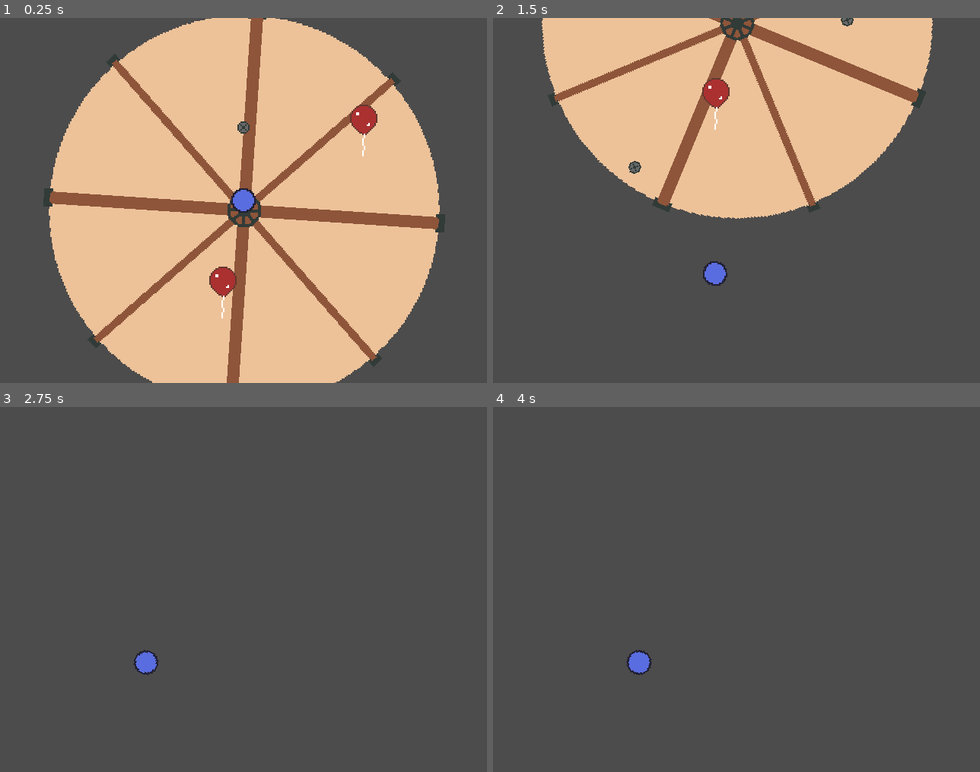
Above: before the commit, frames 1-4 (two rows, left to right).
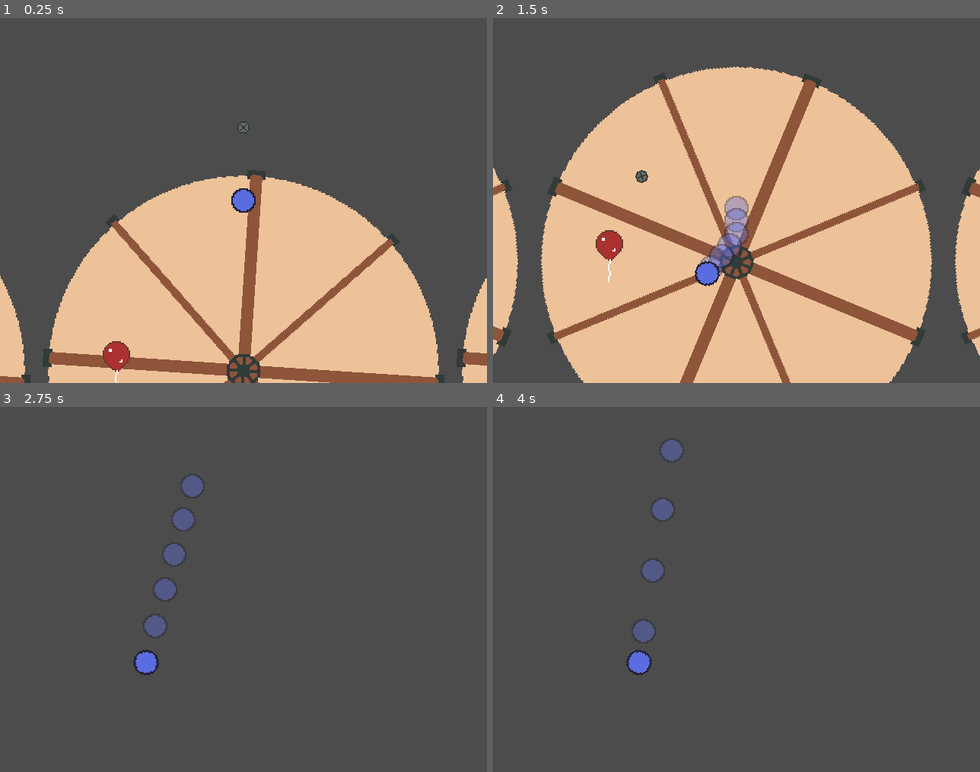
Above: after the commit, the same moments.

Repository: svntax/LD47-StuckInALoop
Game: Godot game, scene res://Gameplay.tscn
Same seed, same stepped clock (60 frames per second), same inputs: the game is played once before the commit and once after it.
Inputs (mouse positions are in pixels of both pictures, inside the frame that each line leads up to):
- Up to frame 1 (0.25 s): no input
- Up to frame 2 (1.5 s): move the mouse to (843, 182) at 0.52 s; click (843, 182) at 0.6 s; move the mouse to (639, 218) at 1.27 s; click (639, 218) at 1.35 s
- Up to frame 3 (2.75 s): move the mouse to (292, 509) at 2.02 s; click (292, 509) at 2.1 s
- Up to frame 4 (4 s): move the mouse to (712, 662) at 2.77 s; click (712, 662) at 2.85 s; move the mouse to (882, 644) at 3.52 s; click (882, 644) at 3.6 s

The runs differ from the first frame. In frame 1, 50% of the frame differs, in the area x 0-100%, y 0-100%; in frame 2, 64%; in frame 3, 1.0%; in frame 4, 0.8%.

Commit message:
Pins now break if player is moving fast enough.

Diff:
--- a/Balloon/Balloon.gd
+++ b/Balloon/Balloon.gd
@@ -7,7 +7,7 @@
 	connect("body_entered", self, "_on_body_entered")
 
 func _on_body_entered(body):
-	if body.get_parent() is Player:
+	if body.is_in_group("Players"):
 		if not popped:
 			var force = (body.global_position - global_position).normalized() * explosion_force
 			body.get_parent().knockback(force)
@@ -17,5 +17,6 @@
 	if popped:
 		return
 	popped = true
+	Globals.points += 10
 
 	queue_free()
--- a/Gameplay.tscn
+++ b/Gameplay.tscn
@@ -10,13 +10,18 @@
 }
 
 [node name="Wheel" parent="." instance=ExtResource( 2 )]
-position = Vector2( 138.624, 101.583 )
+
+[node name="Wheel2" parent="." instance=ExtResource( 2 )]
+position = Vector2( 272, 0 )
+
+[node name="Wheel3" parent="." instance=ExtResource( 2 )]
+position = Vector2( -272, 0 )
 
 [node name="Player" parent="." instance=ExtResource( 1 )]
-position = Vector2( 138.063, 47.1434 )
+position = Vector2( 0, -160 )
 
 [node name="Balloon" parent="." instance=ExtResource( 3 )]
-position = Vector2( 124.661, 148.604 )
+position = Vector2( -83.574, -9.57451 )
 
 [node name="Balloon2" parent="." instance=ExtResource( 3 )]
-position = Vector2( 216.834, 42.1277 )
+position = Vector2( 334.3, -52.6459 )
--- a/Globals.gd
+++ b/Globals.gd
@@ -1,4 +1,8 @@
 extends Node
+
+const MIN_DASH_SPEED = 142
+
+var points = 0
 
 func _ready():
 	OS.window_size = Vector2(640, 480)
--- a/Player/Player.gd
+++ b/Player/Player.gd
@@ -1,5 +1,4 @@
 extends Node2D
-class_name Player
 
 const PinScene = preload("res://Wheel/Pin.tscn")
 
@@ -11,6 +10,8 @@
 onready var starting_pin = $Pin
 onready var current_pin = null
 
+onready var dash_particles = $PlayerBody/DashParticles
+
 func _draw():
 	if current_pin != null:
 		var from = player_body.global_position - position
@@ -21,6 +22,11 @@
 	update()
 
 func _physics_process(_delta):
+	if player_body.linear_velocity.length() >= Globals.MIN_DASH_SPEED:
+		dash_particles.emitting = true
+	else:
+		dash_particles.emitting = false
+
 	if Input.is_action_just_pressed("left_click"):
 		var mouse_pos = get_global_mouse_position()
 		if mouse_pos.distance_to(player_body.global_position) > MIN_PLAYER_DIST:
--- a/Player/Player.tscn
+++ b/Player/Player.tscn
@@ -6,6 +6,12 @@
 
 [sub_resource type="CircleShape2D" id=1]
 radius = 8.0
+
+[sub_resource type="ParticlesMaterial" id=2]
+flag_disable_z = true
+gravity = Vector3( 0, 0, 0 )
+orbit_velocity = 0.0
+orbit_velocity_random = 0.0
 
 [node name="Player" type="Node2D"]
 script = ExtResource( 1 )
@@ -19,7 +25,9 @@
 collision_mask = 0
 permanent = true
 
-[node name="PlayerBody" type="RigidBody2D" parent="."]
+[node name="PlayerBody" type="RigidBody2D" parent="." groups=[
+"Players",
+]]
 position = Vector2( 0, 48 )
 collision_layer = 2
 collision_mask = 5
@@ -41,3 +49,12 @@
 drag_margin_right = 0.4
 drag_margin_bottom = 0.4
 editor_draw_drag_margin = true
+
+[node name="DashParticles" type="Particles2D" parent="PlayerBody"]
+modulate = Color( 1, 1, 1, 0.392157 )
+show_behind_parent = true
+amount = 6
+lifetime = 0.2
+local_coords = false
+process_material = SubResource( 2 )
+texture = ExtResource( 3 )
--- a/Wheel/Pin.gd
+++ b/Wheel/Pin.gd
@@ -18,3 +18,9 @@
 	broken = true
 
 	queue_free()
+
+func _on_AreaDetect_body_entered(body):
+	if body.is_in_group("Players"):
+		var speed = body.linear_velocity.length()
+		if speed >= Globals.MIN_DASH_SPEED:
+			break_pin()
--- a/Wheel/Pin.tscn
+++ b/Wheel/Pin.tscn
@@ -1,10 +1,13 @@
-[gd_scene load_steps=4 format=2]
+[gd_scene load_steps=5 format=2]
 
 [ext_resource path="res://Wheel/pin.png" type="Texture" id=1]
 [ext_resource path="res://Wheel/Pin.gd" type="Script" id=2]
 
 [sub_resource type="CircleShape2D" id=1]
 radius = 4.0
+
+[sub_resource type="CircleShape2D" id=2]
+radius = 5.0
 
 [node name="Pin" type="StaticBody2D"]
 collision_layer = 5
@@ -19,3 +22,9 @@
 
 [node name="Sprite" type="Sprite" parent="."]
 texture = ExtResource( 1 )
+
+[node name="AreaDetect" type="Area2D" parent="."]
+
+[node name="CollisionShape2D2" type="CollisionShape2D" parent="AreaDetect"]
+shape = SubResource( 2 )
+[connection signal="body_entered" from="AreaDetect" to="." method="_on_AreaDetect_body_entered"]
--- a/project.godot
+++ b/project.godot
@@ -8,14 +8,9 @@
 
 config_version=4
 
-_global_script_classes=[ {
-"base": "Node2D",
-"class": "Player",
-"language": "GDScript",
-"path": "res://Player/Player.gd"
-} ]
+_global_script_classes=[  ]
 _global_script_class_icons={
-"Player": ""
+
 }
 
 [application]
Not shown: 1 places in Player/Player.tscn that only renumber resources
